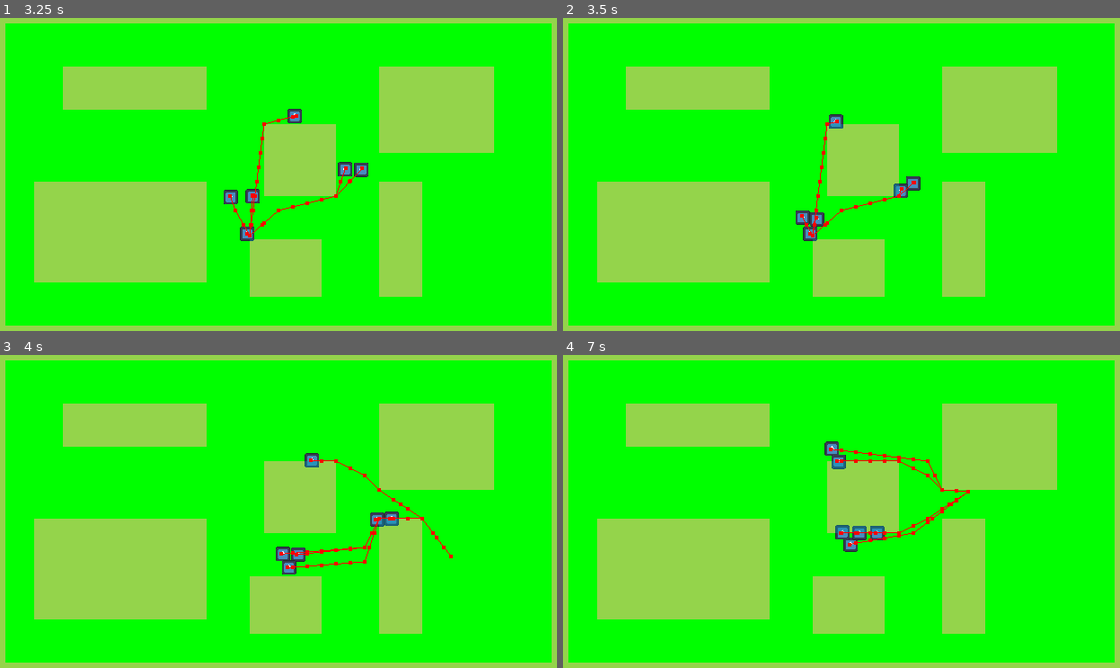
Above: before the commit, frames 1-4 (two rows, left to right).
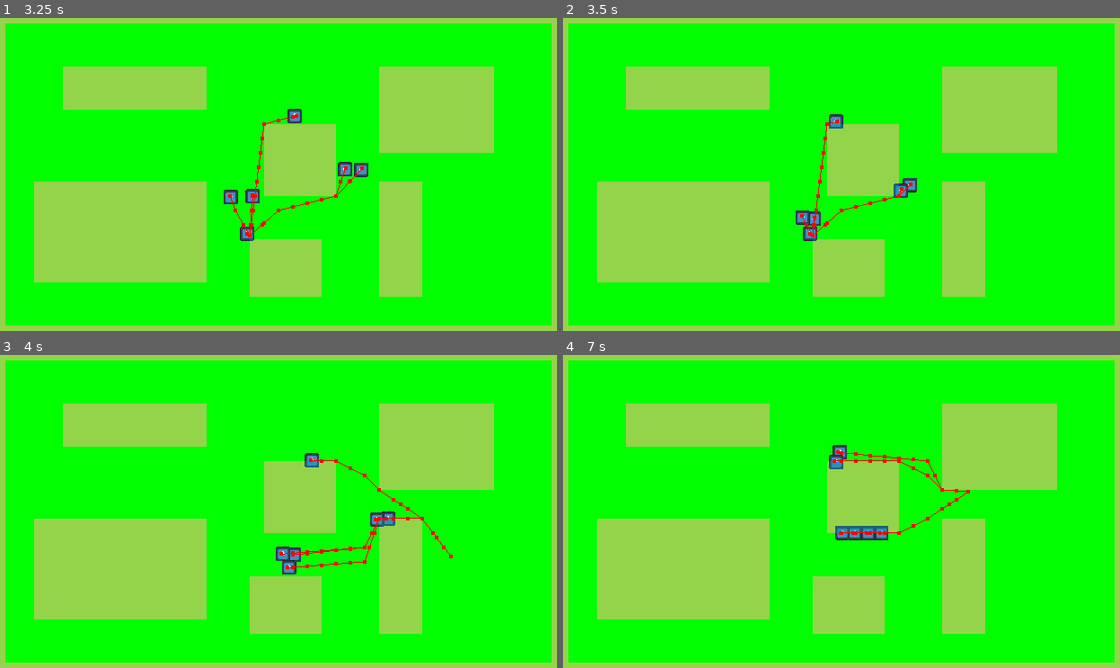
Above: after the commit, the same moments.

Repository: Shilo/GodotAiNavigationTest
Game: Godot game, scene res://main.tscn
Two runs of this game, one before a commit and one after it. Both use one fixed random seed, a clock stepped at 60 frames per second and the inputs below. The engine's default icon, where the game draws it, is replaced by a stand-in: a white triangle on a blue panel in a dark square.
Inputs (mouse positions are in pixels of both pictures, inside the frame that each line leads up to):
- Up to frame 1 (3.25 s): move the mouse to (406, 155) at 0.52 s; move the mouse to (161, 187) at 1.27 s; move the mouse to (334, 99) at 2.02 s; move the mouse to (250, 237) at 2.77 s
- Up to frame 2 (3.5 s): no input
- Up to frame 3 (4 s): move the mouse to (451, 555) at 3.52 s
- Up to frame 4 (7 s): move the mouse to (668, 458) at 4.27 s; move the mouse to (869, 508) at 5.02 s; move the mouse to (757, 426) at 5.77 s; move the mouse to (969, 492) at 6.52 s

Frame 1 is identical in both runs. In frame 2, 0.2% of the frame differs, in the area x 44-65%, y 50-68%; in frame 3, 0.1%; in frame 4, 0.7%, in the area x 46-72%, y 27-63%.

Commit message:
feat: tuning

Diff:
--- a/entity/entity.tscn
+++ b/entity/entity.tscn
@@ -8,6 +8,7 @@
 
 [node name="Entity" type="CharacterBody2D"]
 collision_layer = 2
+collision_mask = 3
 script = ExtResource("1_4tvug")
 
 [node name="Sprite2D" type="Sprite2D" parent="."]
@@ -22,7 +23,7 @@
 path_desired_distance = 4.0
 target_desired_distance = 4.0
 avoidance_enabled = true
-radius = 8.0
+radius = 6.0
 max_speed = 200.0
 debug_enabled = true
 
